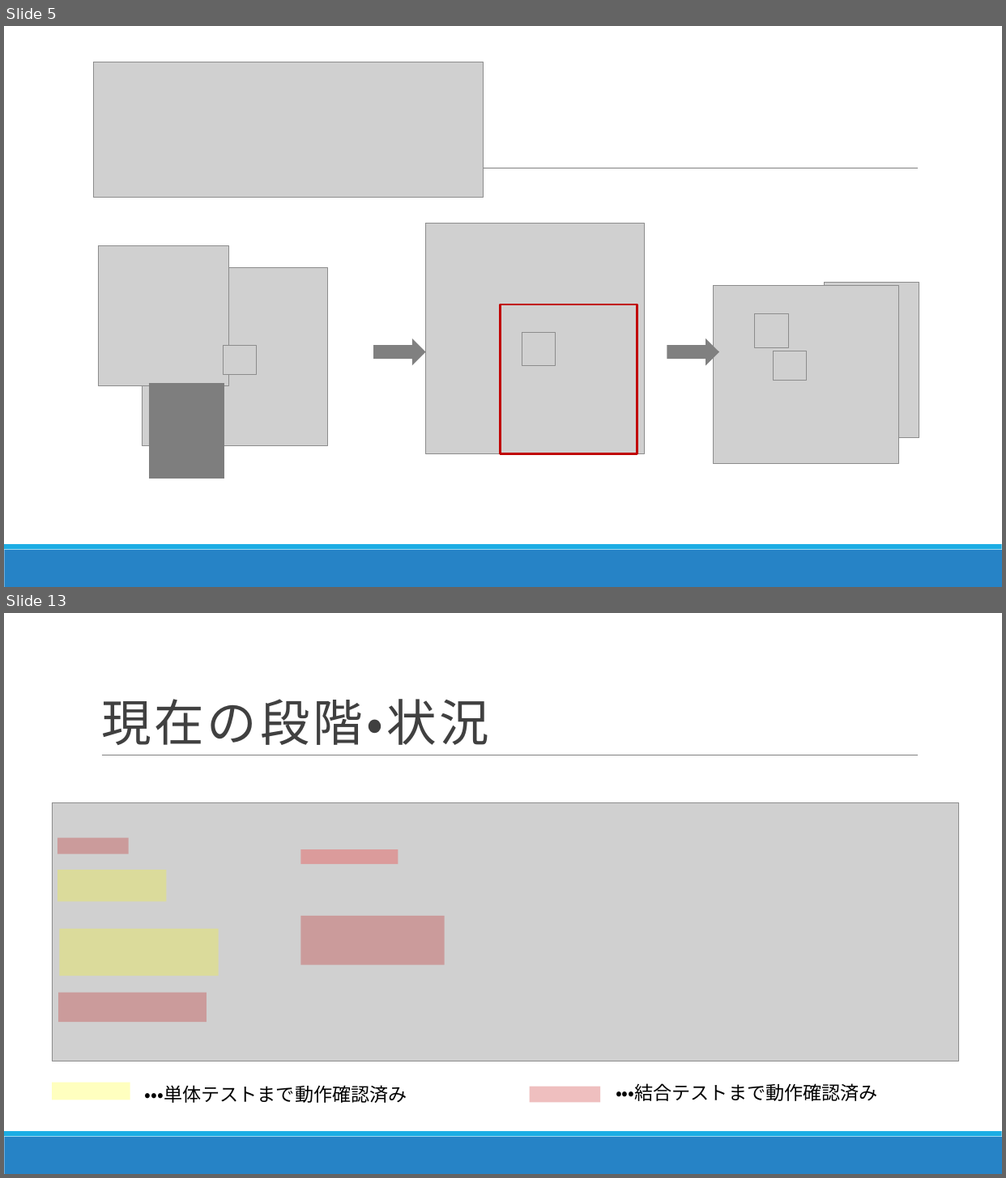
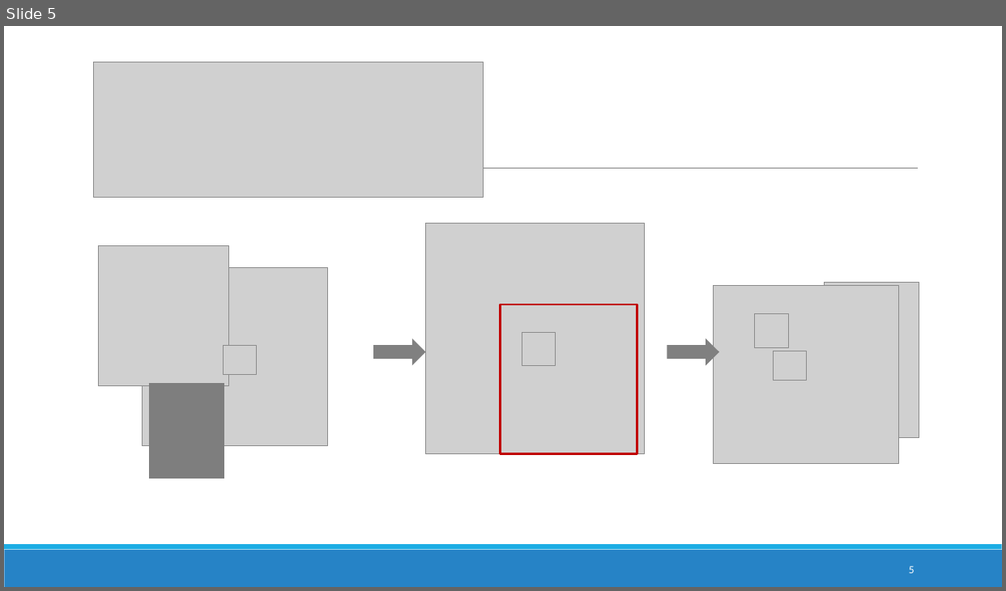
Before and after one commit to DJ956/YoloBarcodeReader, a slide deck: プレゼン/中間報告_danbara.pptx. Shown one above the other, each under a label of ours: slides 5 and 13 before the commit, slide 5 after it; the slides between them are not shown. The pictures are 1006x1178 and 1006x591 pixels, drawn with LibreOffice and Linux fonts; fonts in the diff are those of the drawing; grey boxes stand for pictures; background and template pictures are left out. Boxes give left, top, right and bottom in pixels: in the first picture for what was removed or moved away, otherwise in the second. Text is boxed around its words. In the diff, an @@ line names an element or a change of style, - is before the commit and + after.

```diff
--- a/プレゼン/中間報告_danbara.pptx
+++ b/プレゼン/中間報告_danbara.pptx
@@ slide 13 removed at [4,613,1002,1174], background #FFFFFF; not listed: 3 template elements that a slide beside it also shows @@
@@ title removed at [101,699,489,745] @@
-現在の段階・状況
@@ picture removed at [52,803,959,1062] @@
@@ rectangle removed at [58,838,129,855] @@
@@ rectangle removed at [301,850,398,865] @@
@@ rectangle removed at [58,870,167,901] @@
@@ rectangle removed at [301,916,445,965] @@
@@ rectangle removed at [59,929,218,976] @@
@@ rectangle removed at [58,993,206,1023] @@
@@ rectangle removed at [52,1082,130,1100] @@
@@ text removed at [145,1085,407,1103] @@
-・・・単体テストまで動作確認済み
@@ rectangle removed at [530,1087,601,1103] @@
@@ text removed at [616,1084,878,1101] @@
-・・・結合テストまで動作確認済み
@@ slide 5 changed as well @@
@@ page number added at [909,566,914,574], 10.5 pt, text #FFFFFF @@
+5
```
Also in this commit, not shown: 7 other slides changed, 3 slides added, 5 other slides removed.
